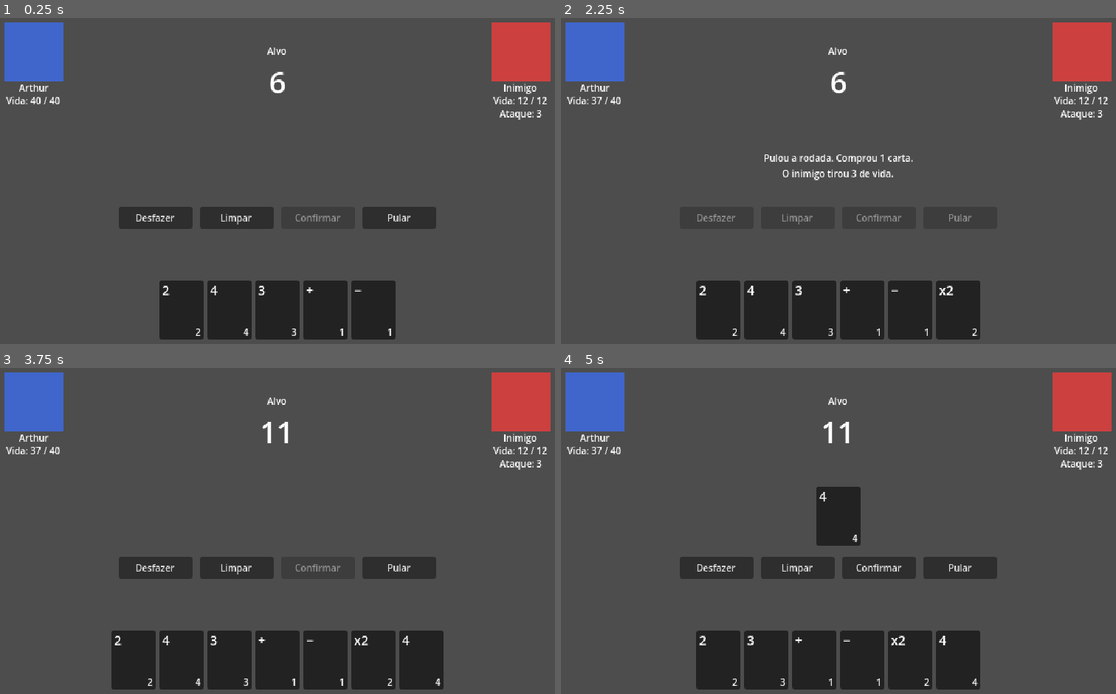
Above: before the commit, frames 1-4 (two rows, left to right).
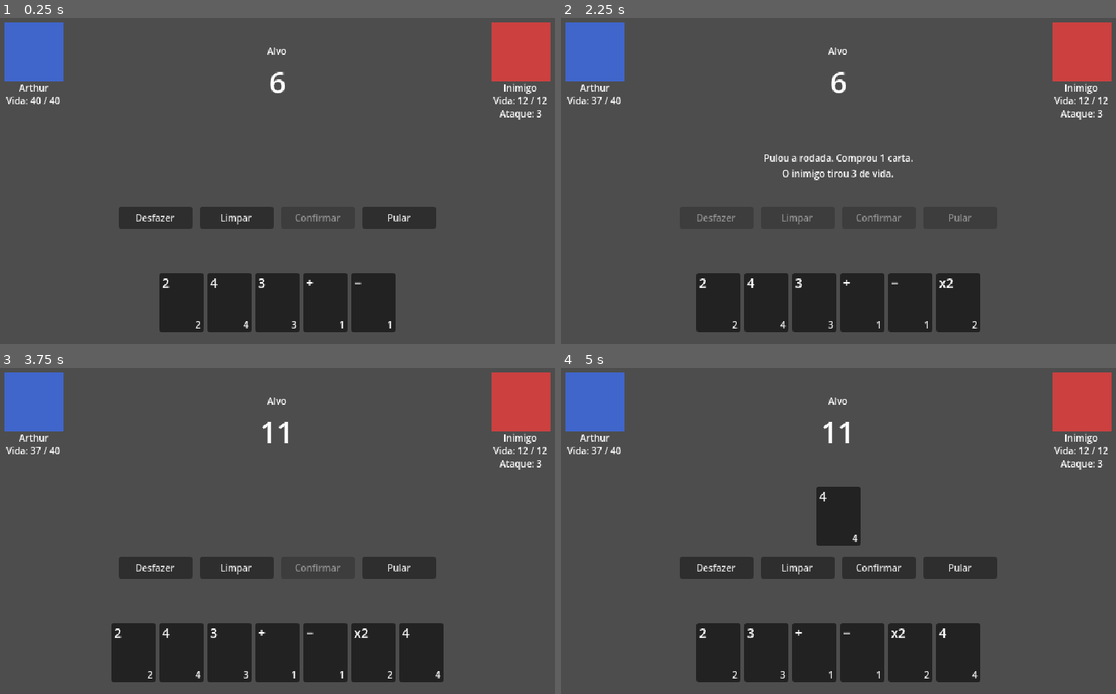
Above: after the commit, the same moments.

Repository: SteveNasch/JogoED
Game: Godot game, scene res://luta_avulsa/luta_avulsa.tscn
Same seed, same stepped clock (60 frames per second), same inputs: the game is played once before the commit and once after it.
Inputs:
- Up to frame 1 (0.25 s): no input
- Up to frame 2 (2.25 s): click "Desfazer" at 0.5 s; click "Limpar" at 1.25 s; click "Pular" at 2 s
- Up to frame 3 (3.75 s): click "2" at 2.75 s; click "4" at 3.5 s
- Up to frame 4 (5 s): click "4" at 4.25 s

The runs differ from the first frame. In frame 1, 2.0% of the frame differs, in the area x 28-72%, y 78-99%; in frame 2, 2.5%; in frame 3, 2.9%, in the area x 20-80%, y 78-99%; in frame 4, 2.5%.

Commit message:
fix: põe a mão na faixa de y 280 a 344 do contrato (T036)
A mão encostava na margem de baixo e ia de 288 a 352. Agora fica dentro de
um MarginContainer com 8 px embaixo, e um teste confere a posição.

Co-Authored-By: Claude Opus 5.5 <noreply@anthropic.com>

Diff:
--- a/batalha/tela_batalha.tscn
+++ b/batalha/tela_batalha.tscn
@@ -129,7 +129,11 @@
 layout_mode = 2
 size_flags_vertical = 3
 
-[node name="Mao" parent="Margem/Coluna" instance=ExtResource("3_fila")]
+[node name="FaixaMao" type="MarginContainer" parent="Margem/Coluna"]
+layout_mode = 2
+theme_override_constants/margin_bottom = 8
+
+[node name="Mao" parent="Margem/Coluna/FaixaMao" instance=ExtResource("3_fila")]
 unique_name_in_owner = true
 layout_mode = 2
 
--- a/batalha/testes/teste_tela_batalha.gd
+++ b/batalha/testes/teste_tela_batalha.gd
@@ -290,3 +290,11 @@
 	assert_eq(_tela.batalha.rodada, 2)
 	assert_eq(_escudos_visiveis(), [] as Array[String])
 	assert_false((_no("PainelInimigo").get_node("Escudo") as Label).visible)
+
+
+func test_mao_fica_na_faixa_do_contrato() -> void:
+	# contracts/tela-batalha.md, "Divisão da tela": mão de y 280 a 344 na tela de 640×360.
+	await wait_physics_frames(1)
+	var faixa: Rect2 = (_no("Mao") as Control).get_global_rect()
+	assert_eq(faixa.position.y, 280.0)
+	assert_eq(faixa.end.y, 344.0)
Not shown, changed: specs/001-nucleo-batalha/tasks.md
